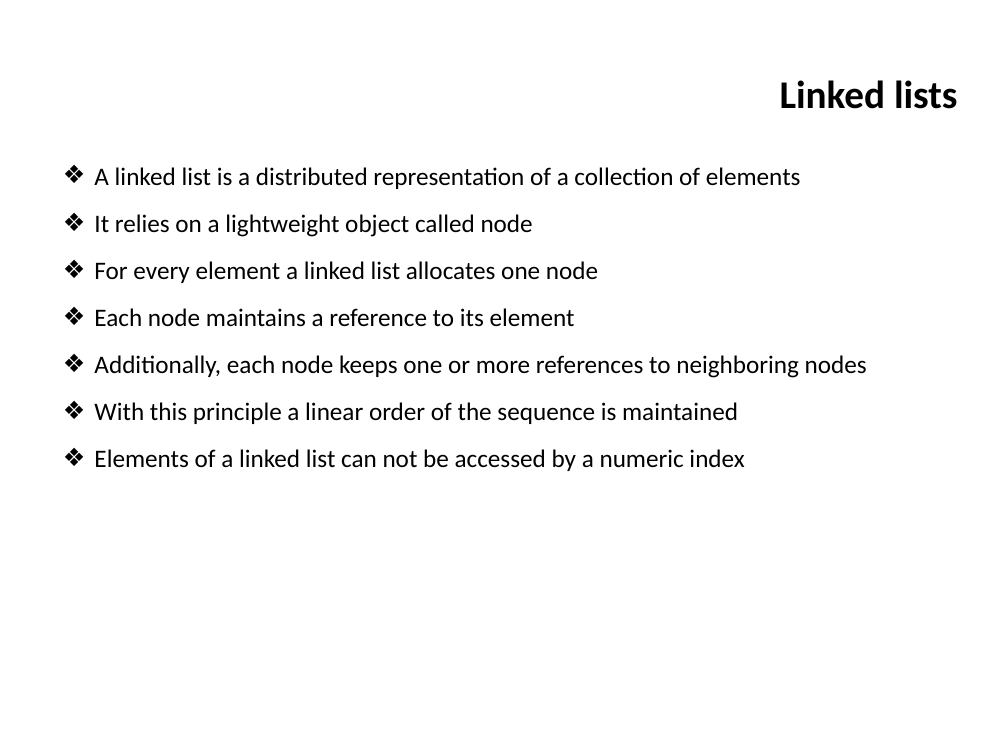
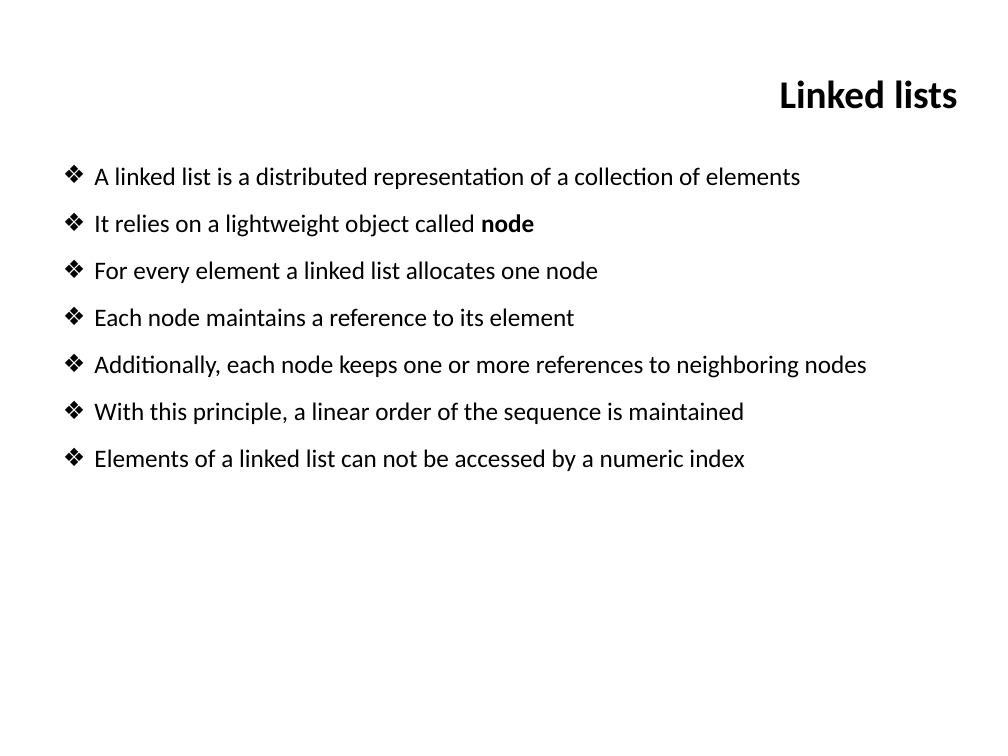
Before and after one commit to ifromm/dsa, a slide deck: slide 5 of slides/unit_4_elementary_ds.pptx. Drawn at 1008x756 pixels with LibreOffice and Linux fonts; fonts in the diff are those of the drawing; background and template pictures are left out. Boxes give left, top, right and bottom in pixels: in the first picture for what was removed or moved away, otherwise in the second. Text is boxed around its words. In the diff, an @@ line names an element or a change of style, - is before the commit and + after.

```diff
--- a/slides/unit_4_elementary_ds.pptx
+++ b/slides/unit_4_elementary_ds.pptx
@@ text at <box>94,214,534,237</box>: bold on in "node" @@
@@ text at <box>94,402,744,424</box>: text changed @@
-❖ With this principle a linear order of the sequence is maintained
+❖ With this principle, a linear order of the sequence is maintained
```
Also in this commit, not shown: 8 other slides changed, 2 other files.
